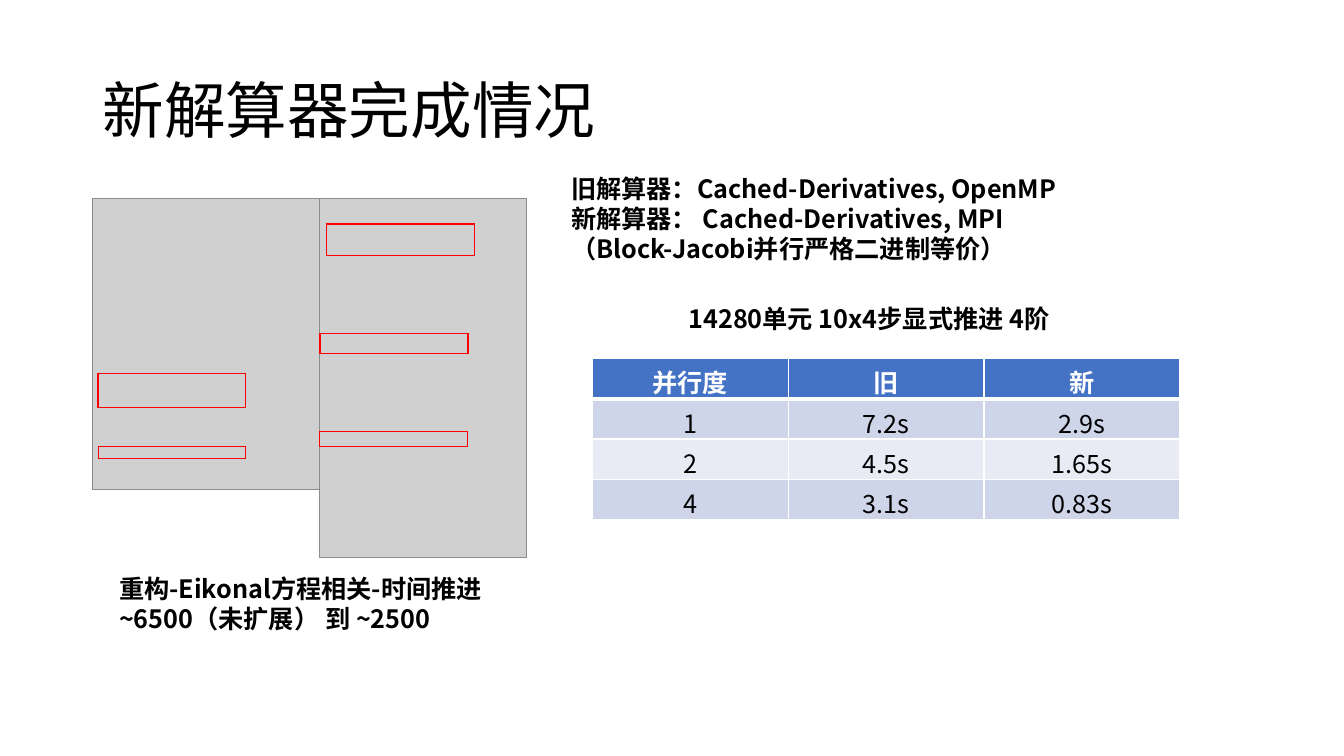
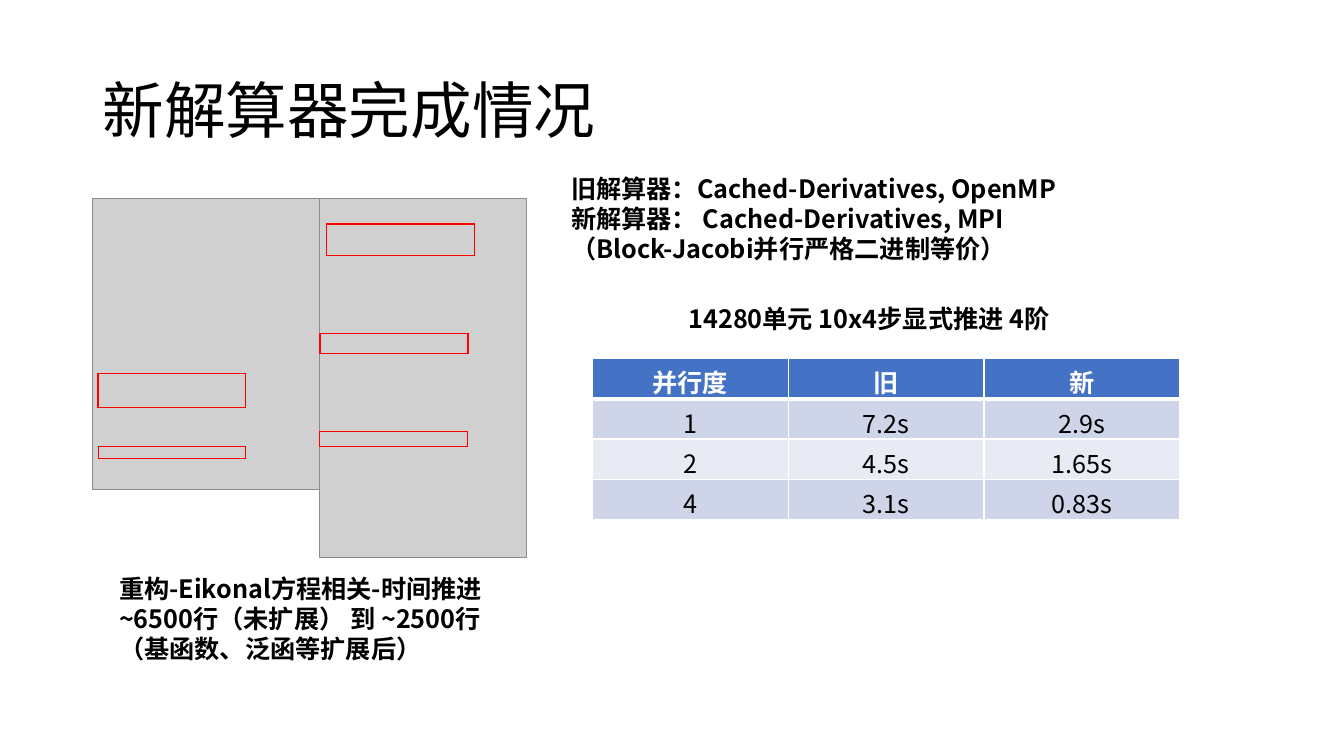
Before and after one commit to harryzhou2000/DNDS, a slide deck: slide 2 of notes/组会20220506.pptx. Drawn at 1344x756 pixels with LibreOffice and Linux fonts; fonts in the diff are those of the drawing; grey boxes stand for pictures. Boxes give left, top, right and bottom in pixels: in the first picture for what was removed or moved away, otherwise in the second. Text is boxed around its words. In the diff, an @@ line names an element or a change of style, - is before the commit and + after.

Commit message:
ppt+

```diff
--- a/notes/组会20220506.pptx
+++ b/notes/组会20220506.pptx
@@ text at box(119, 606, 481, 661): text changed @@
-~6500（未扩展） 到 ~2500
+~6500行（未扩展） 到 ~2500行（基函数、泛函等扩展后）
```
Also in this commit, not shown: 1 other slide changed.
